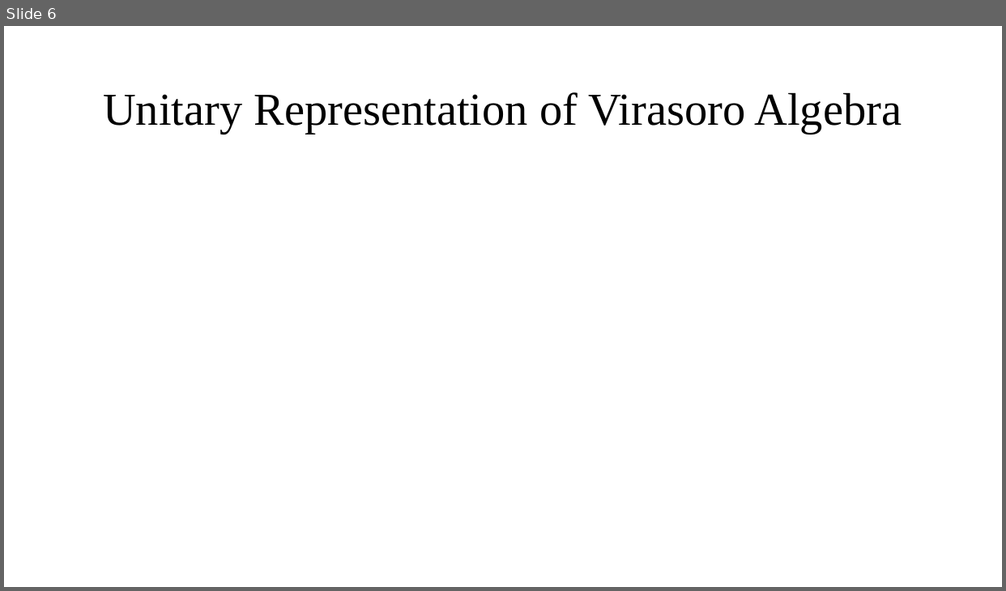
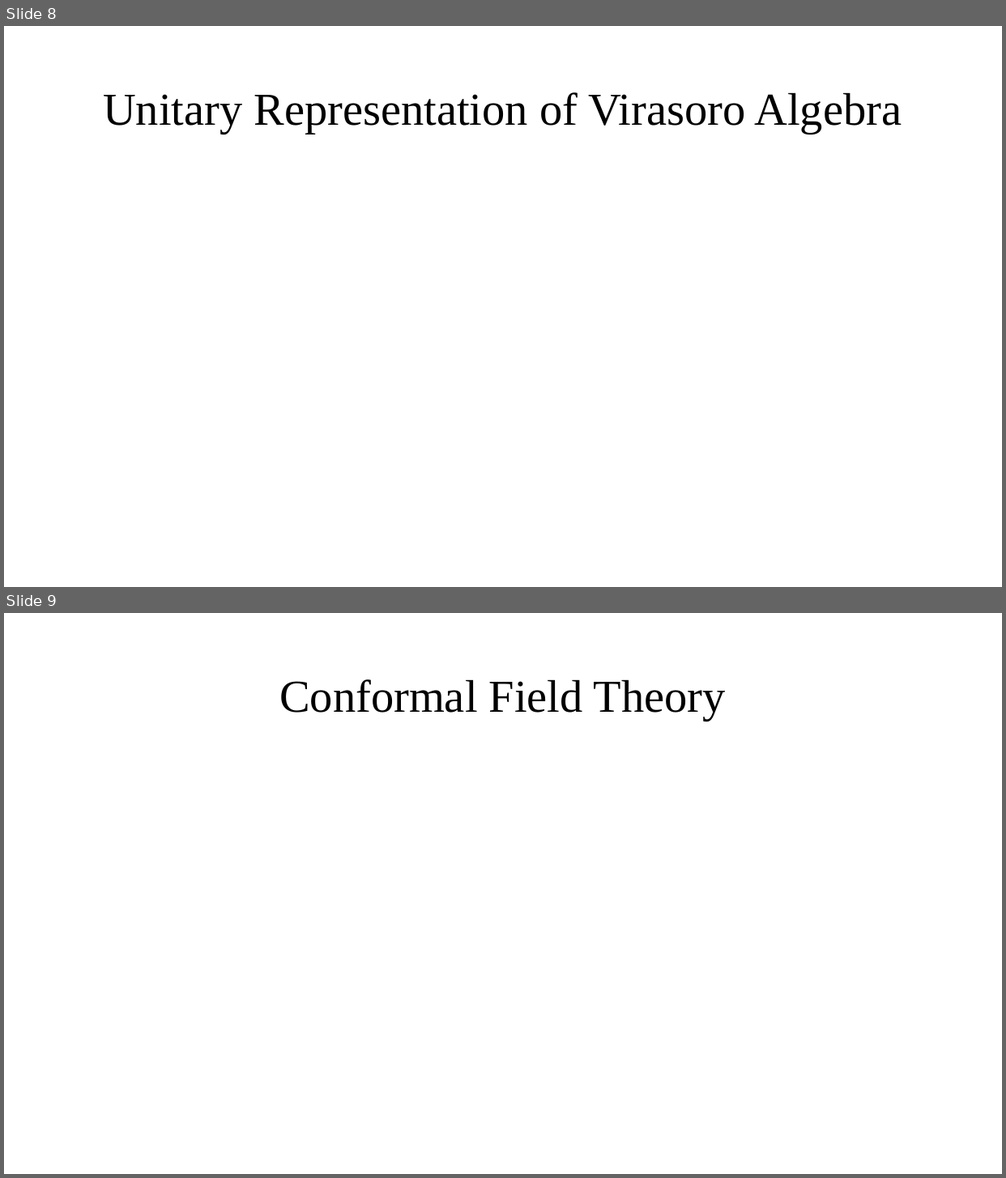
Before and after one commit to LEE-SungBin/spin_glass, a slide deck: ppt/Universality Class.pptx. Shown one above the other, each under a label of ours: slide 6 before the commit, slides 8 and 9 after it. The pictures are 1006x591 and 1006x1178 pixels, drawn with LibreOffice and Linux fonts; fonts in the diff are those of the drawing; grey boxes stand for pictures. Boxes give left, top, right and bottom in pixels: in the first picture for what was removed or moved away, otherwise in the second. Text is boxed around its words. In the diff, an @@ line names an element or a change of style, - is before the commit and + after.

```diff
--- a/ppt/Universality Class.pptx
+++ b/ppt/Universality Class.pptx
@@ slide 9 added at (4, 613, 1002, 1174), background #FFFFFF @@
@@ title added at (279, 679, 726, 721), 44 pt, text #000000 @@
+Conformal Field Theory
@@ what was slide 6 is now slide 8 @@
```
Also in this commit, not shown: 3 slides changed, 3 other slides added, 2 other files.
